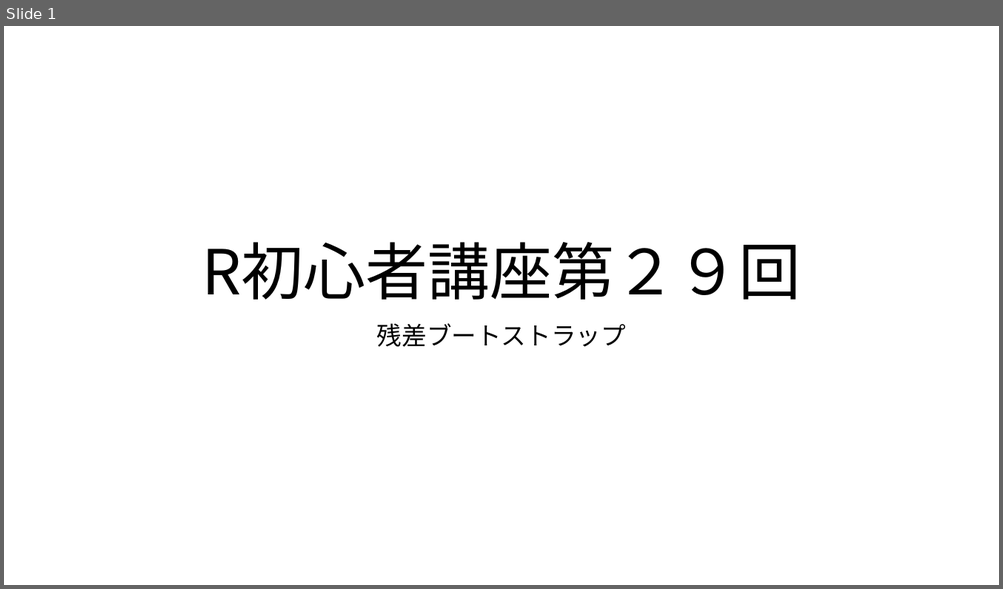
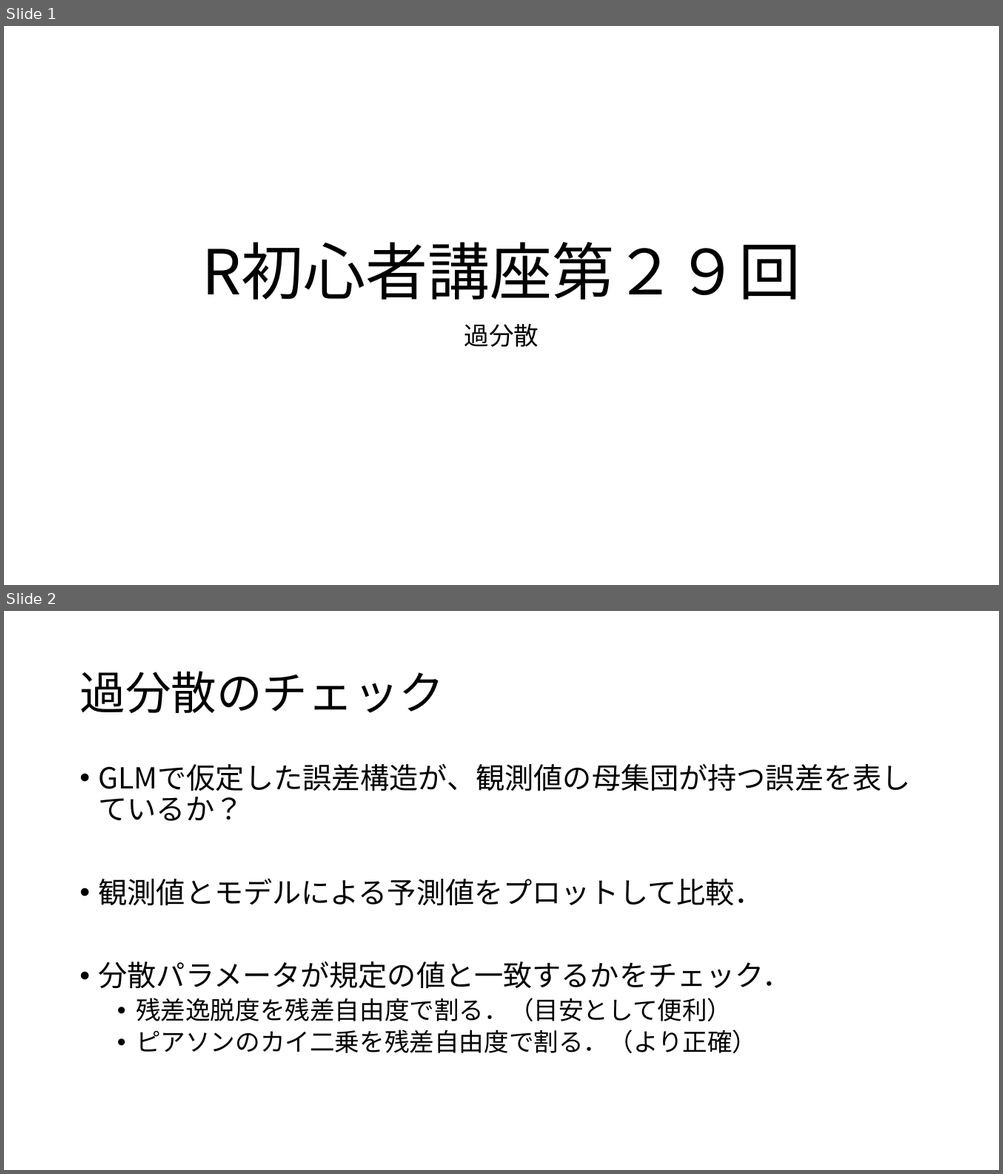
Before and after one commit to KoHMB/Shigen_kensyu_FRA, a slide deck: R/スライド/第29回.pptx. Shown one above the other, each under a label of ours: slide 1 before the commit, slides 1 and 2 after it. The pictures are 1003x589 and 1003x1174 pixels, drawn with LibreOffice and Linux fonts; fonts in the diff are those of the drawing. Boxes give left, top, right and bottom in pixels: in the first picture for what was removed or moved away, otherwise in the second. Text is boxed around its words. In the diff, an @@ line names an element or a change of style, - is before the commit and + after.

```diff
--- a/R/スライド/第29回.pptx
+++ b/R/スライド/第29回.pptx
@@ slide 2 added at (4, 611, 999, 1170), background #FFFFFF @@
@@ title added at (79, 671, 444, 713), 44 pt, text #000000 @@
+過分散のチェック
@@ text added at (99, 764, 910, 1054), 28 pt, text #000000 @@
+• GLMで仮定した誤差構造が、観測値の母集団が持つ誤差を表しているか？
+• 観測値とモデルによる予測値をプロットして比較．
+• 分散パラメータが規定の値と一致するかをチェック．
+  • 残差逸脱度を残差自由度で割る．（目安として便利）
+  • ピアソンのカイ二乗を残差自由度で割る．（より正確）
@@ slide 1 changed as well @@
@@ subtitle at (464, 324, 539, 347): text changed @@
-残差ブートストラップ
+過分散
```
Also in this commit, not shown: 1 other slide changed, 4 other slides added, 4 slides removed, 21 other files.
